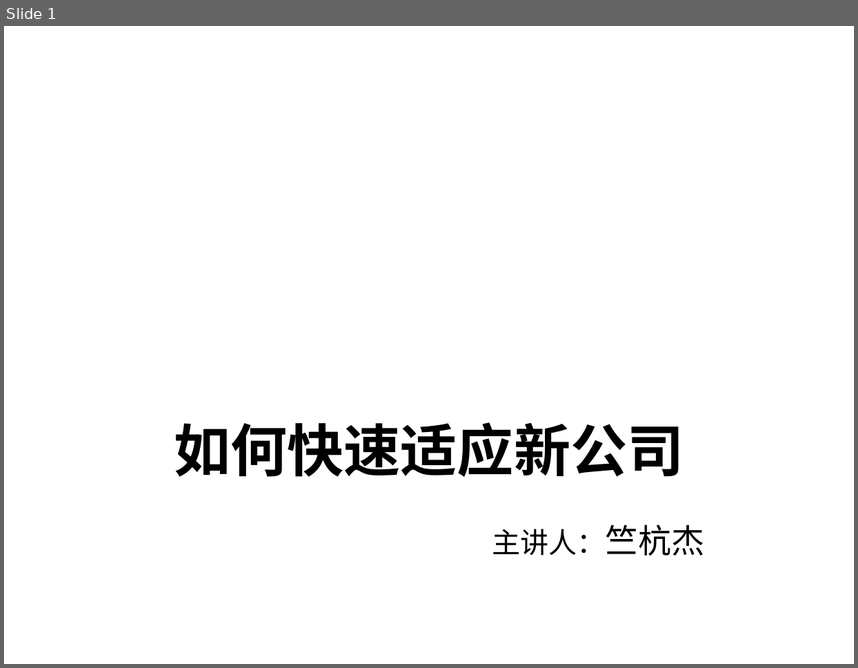
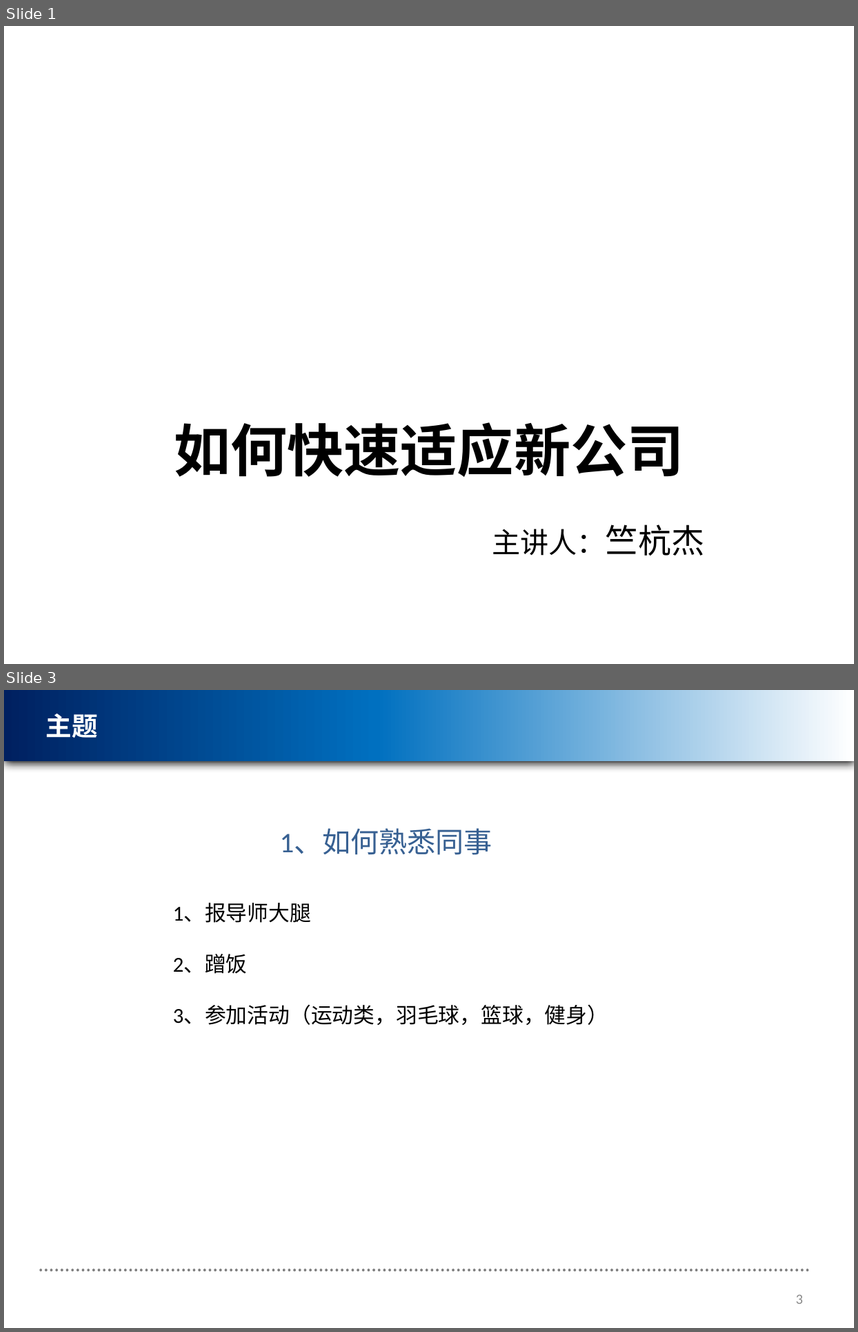
Before and after one commit to joeyFuck/some-thing-that-joey-like-to-do, a slide deck: 衡泰新人分享--如何快速适应新公司.pptx. Shown one above the other, each under a label of ours: slide 1 before the commit, slides 1 and 3 after it; the slides between them are not shown. The pictures are 858x668 and 858x1332 pixels, drawn with LibreOffice and Linux fonts; fonts in the diff are those of the drawing; background and template pictures are left out. Boxes give left, top, right and bottom in pixels: in the first picture for what was removed or moved away, otherwise in the second. Text is boxed around its words. In the diff, an @@ line names an element or a change of style, - is before the commit and + after.

```diff
--- a/衡泰新人分享--如何快速适应新公司.pptx
+++ b/衡泰新人分享--如何快速适应新公司.pptx
@@ slide 3 added at (x1=4, y1=690, x2=854, y2=1328), background #FFFFFF @@
@@ rectangle added at (x1=4, y1=690, x2=854, y2=761), fill gradient #002060 to #0070C0 to #FFFFFF @@
@@ text added at (x1=46, y1=719, x2=357, y2=753), 22 pt, text #FFFFFF, bold @@
+单击此处编辑母版标题样式
@@ title added at (x1=46, y1=713, x2=98, y2=738), 22 pt, text #FFFFFF, bold @@
+主题
@@ text added at (x1=280, y1=829, x2=493, y2=855), 24 pt, text #376092 @@
+1、如何熟悉同事
@@ text added at (x1=173, y1=903, x2=609, y2=1025), 18 pt, text #000000 @@
+1、报导师大腿
+2、蹭饭
+3、参加活动（运动类，羽毛球，篮球，健身）
@@ line added from (41, 1270) to (811, 1270), #808080 2.25 pt dashed @@
@@ page number added at (x1=796, y1=1294, x2=803, y2=1303), 12 pt, text #8C8C8C @@
+3
```
Also in this commit, not shown: 2 slides changed, 2 other slides added.
